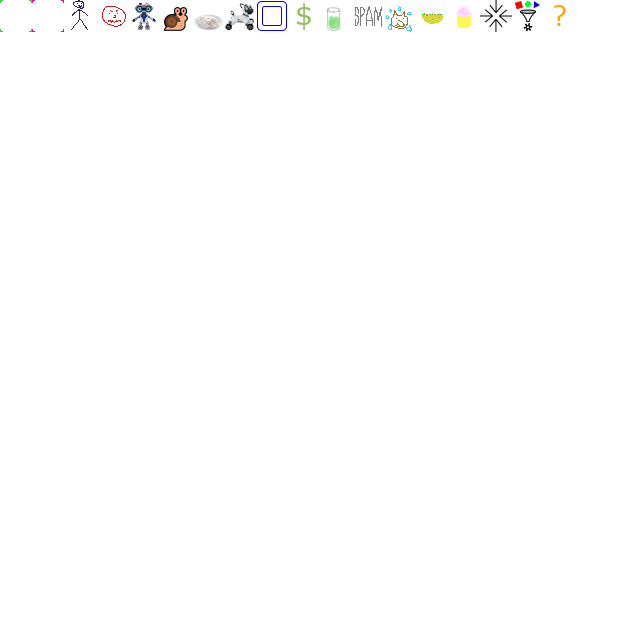
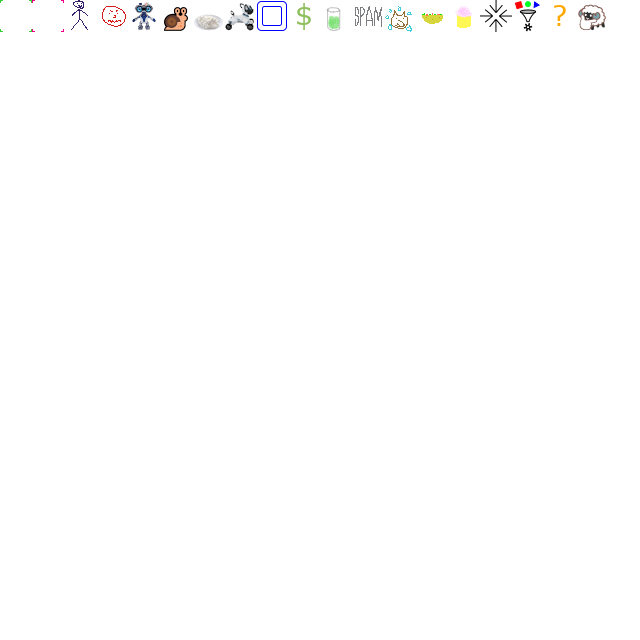
Layer changes from the first w=640, h=640 image to the second:
added layer "sheep2" above "sheep" over [578, 4, 606, 31]
